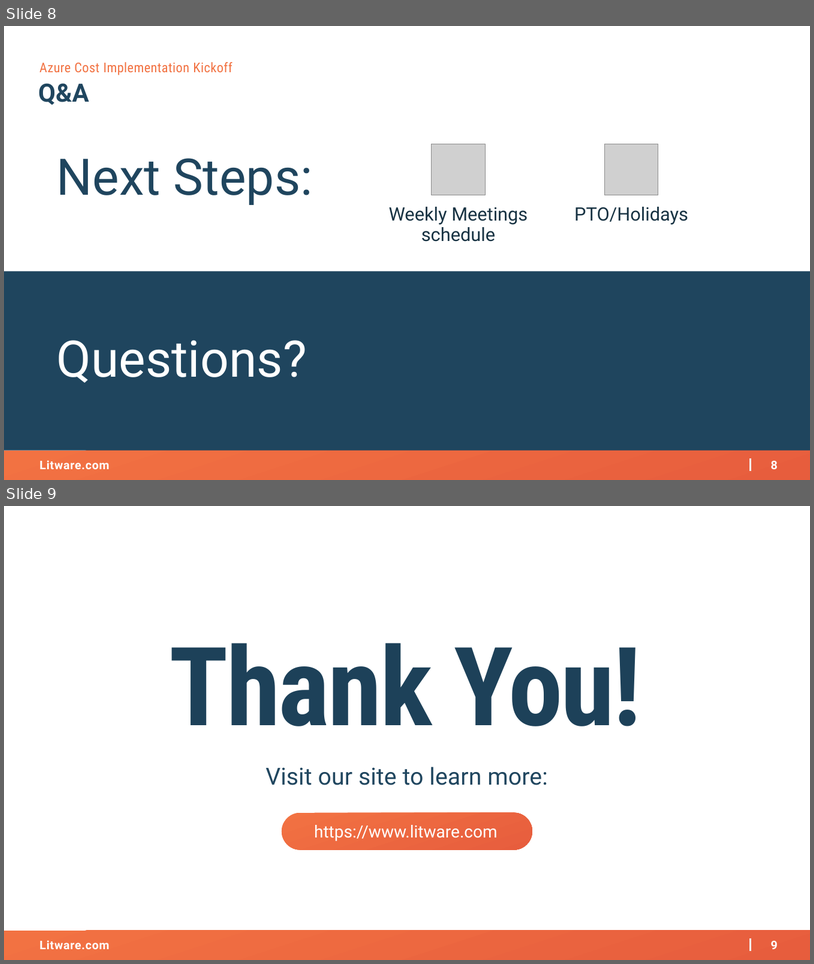
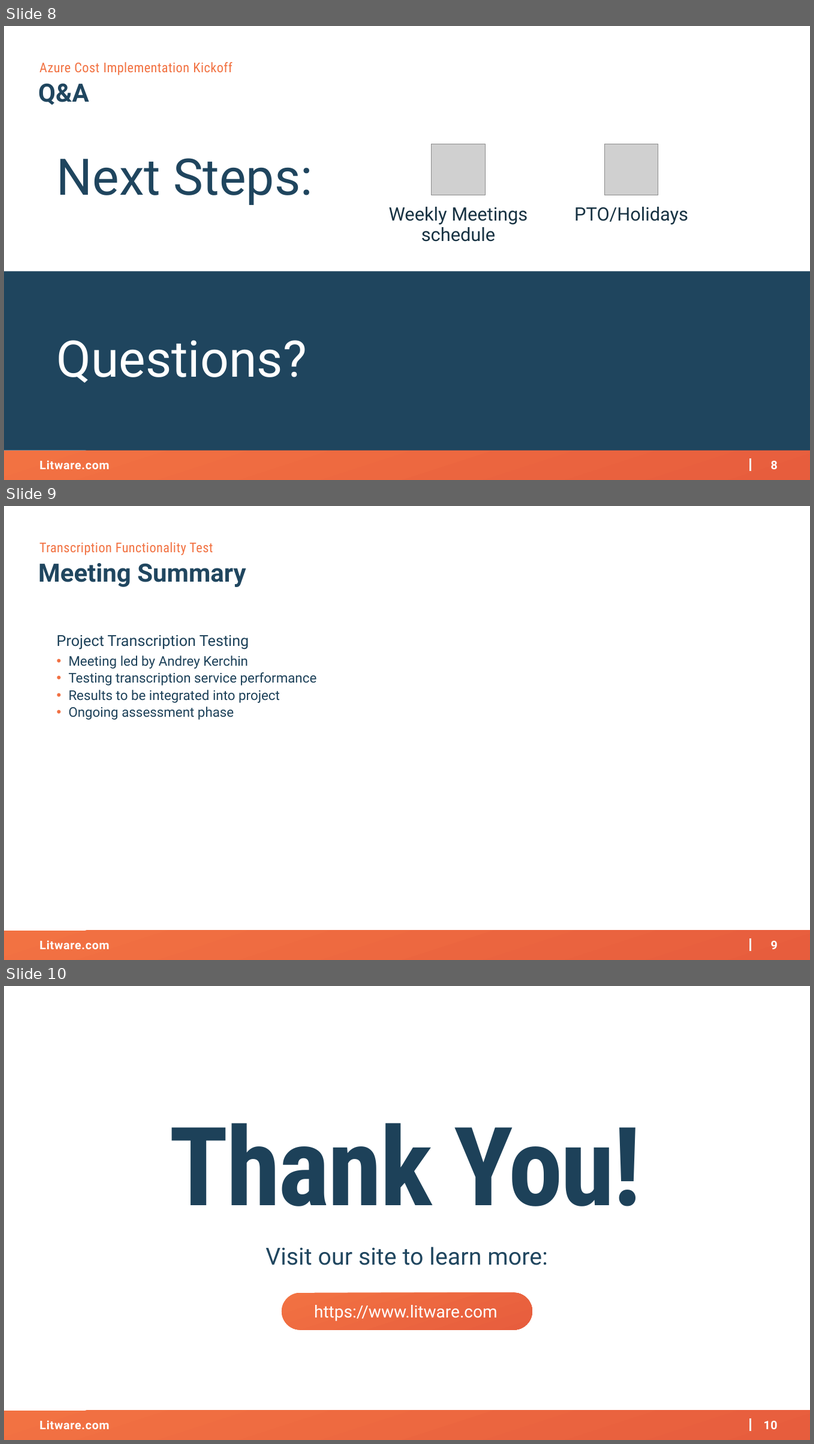
Before and after one commit to AKercha1/justtemporary, a slide deck: someproject/artifacts/kickoff-deck.pptx. Shown one above the other, each under a label of ours: slides 8 and 9 before the commit, slides 8, 9 and 10 after it. The pictures are 814x964 and 814x1444 pixels, drawn with LibreOffice and Linux fonts; fonts in the diff are those of the drawing; grey boxes stand for pictures; background and template pictures are left out. Boxes give left, top, right and bottom in pixels: in the first picture for what was removed or moved away, otherwise in the second. Text is boxed around its words. In the diff, an @@ line names an element or a change of style, - is before the commit and + after.

Commit message:
[someproject] Update artifacts/kickoff-deck.pptx

```diff
--- a/someproject/artifacts/kickoff-deck.pptx
+++ b/someproject/artifacts/kickoff-deck.pptx
@@ slide 9 added at [4,506,810,960], background #FFFFFF; not listed: 4 template elements that a slide beside it also shows @@
@@ text added at [39,542,213,555], 16 pt, text #F27242 @@
+Transcription Functionality Test
@@ text added at [38,563,246,587], 30 pt, text #20465F, bold @@
+Meeting Summary
@@ text added at [57,635,317,720], 16 pt, text #1D4159 @@
+Project Transcription Testing
+• Meeting led by Andrey Kerchin
+• Testing transcription service performance
+• Results to be integrated into project
+• Ongoing assessment phase
@@ what was slide 9 is now slide 10 @@
@@ page number at [764,1420,778,1429]: text changed @@
-9
+10
```
